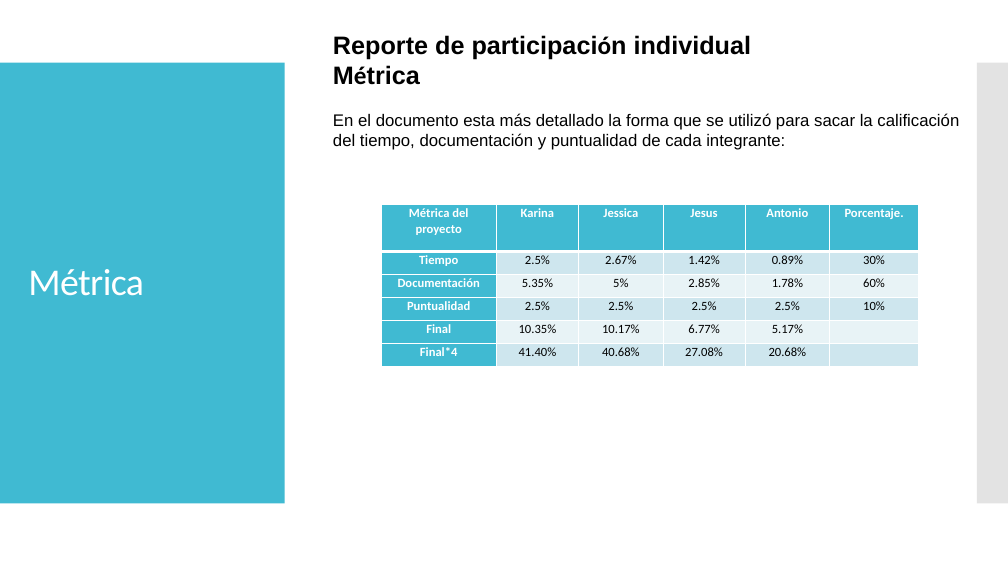
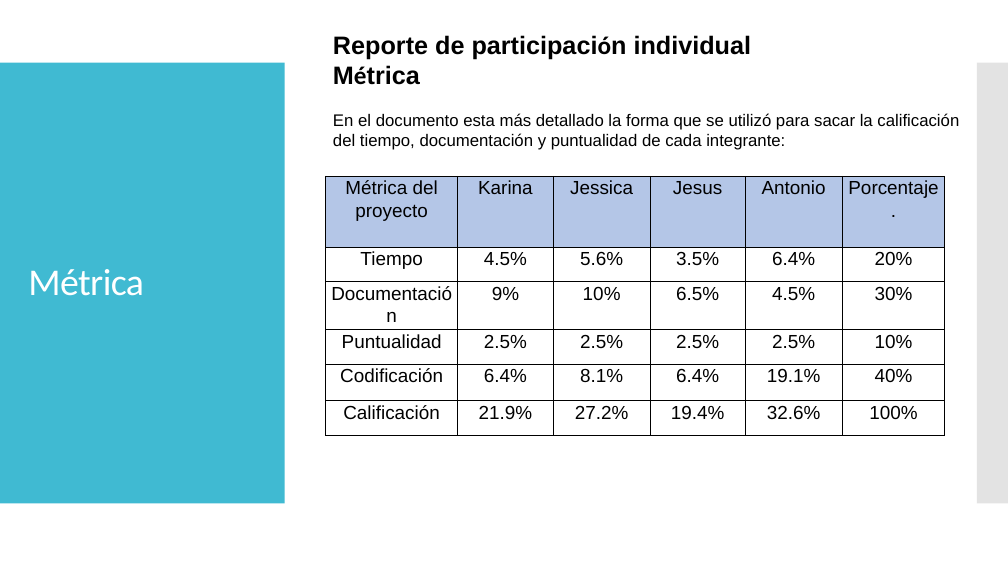
Before and after one commit to jesusapb/POO-2.0, a slide deck: slide 15 of Presentación.pptx (slide 12 before the commit). Drawn at 1008x567 pixels with LibreOffice and Linux fonts; fonts in the diff are those of the drawing. Boxes give left, top, right and bottom in pixels: in the first picture for what was removed or moved away, otherwise in the second. Text is boxed around its words. In the diff, an @@ line names an element or a change of style, - is before the commit and + after.

```diff
--- a/Presentación.pptx
+++ b/Presentación.pptx
@@ table at bbox=[326, 176, 946, 434] @@
-row 2: Tiempo | 2.5% | 2.67% | 1.42% | 0.89% | 30%
+row 2: Tiempo | 4.5% | 5.6% | 3.5% | 6.4% | 20%
-row 3: Documentación | 5.35% | 5% | 2.85% | 1.78% | 60%
+row 3: Documentación | 9% | 10% | 6.5% | 4.5% | 30%
-row 5: Final | 10.35% | 10.17% | 6.77% | 5.17% | 
+row 5: Codificación | 6.4% | 8.1% | 6.4% | 19.1% | 40%
-row 6: Final*4 | 41.40% | 40.68% | 27.08% | 20.68% | 
+row 6: Calificación | 21.9% | 27.2% | 19.4% | 32.6% | 100%
@@ fill #40BAD2 to #B4C6E7 in row 1 @@
@@ fill #40BAD2 to none in 5 cells @@
@@ fill #CFE7EE to none in 15 cells @@
@@ fill #E8F3F7 to none in 10 cells @@
@@ size 12 to 18 pt, font Calibri to Arial in "Métrica del proyecto", "Karina", "Jessica", "Jesus" and 10 more places @@
@@ text colour #FFFFFF to #000000, bold off in "Métrica del proyecto", "Karina", "Jessica", "Jesus" and 5 more places @@
@@ borders changed @@
@@ table: place and size @@
-table at bbox=[382, 205, 920, 367]
+table at bbox=[326, 176, 946, 434]
```
Also in this commit, not shown: 7 other slides changed, 4 slides added, 1 slide removed, 6 other files.
